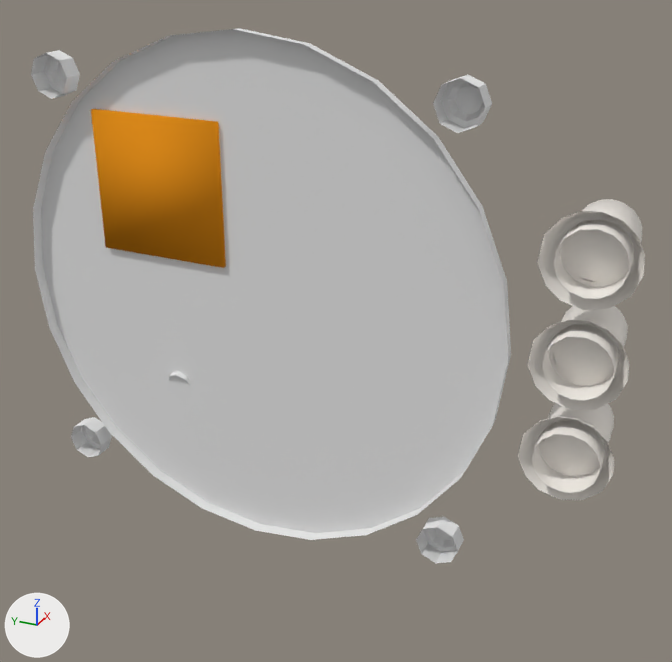
A saved change to the Blender file dev/blender/c172p-pontoon-gear-ctrl-fg1000.blend.
Rendered twice from a 50 mm lens placed at (-0.4928, 0.2873, 0.0985), pointed at (-0.3463, 0.3532, 0.0253). The axes (+X, +Y, +Z) are drawn at lower left. The lights are the same throughout.

Objects in the first picture: 'GearAdvisory', 'GearFace', 'GearScrews', 'breakers-base-hydr', 'gear_advise_breaker', 'gear_select_breaker', 'hydr_pump_breaker'.
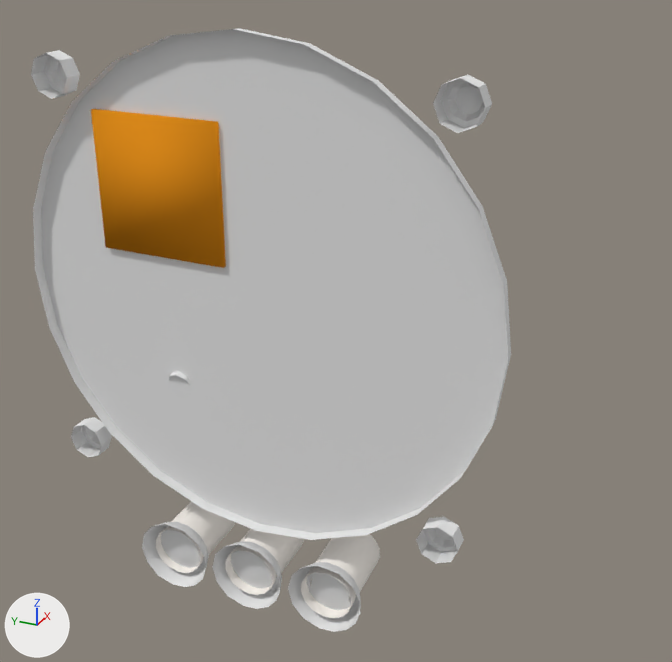
The newer file is also turned or shifted as a whole; pictures and numbers use the older file's frame.

The change, as JSON lines over the scene's bpy script:
```json
{"op": "set", "path": "ob_breakers_base_hydr.location", "old": "(-0.3663, 0.4091, 0.0541)", "new": "(-0.3663, 0.3455, 0.0852)"}
{"op": "set", "path": "ob_breakers_base_hydr.rotation_euler", "old": "(-1.564, -0.000257, 0.0223)", "new": "(0.0, -0.000257, 0.0223)", "note": "degrees (-90, 0, 1.3) -> degrees (0, 0, 1.3)"}
{"op": "set", "path": "ob_gear_advise_breaker.location", "old": "(-0.3601, 0.3053, 0.0209)", "new": "(-0.3601, 0.3784, -0.0189)"}
{"op": "set", "path": "ob_gear_select_breaker.location", "old": "(-0.3601, 0.3051, 0.0372)", "new": "(-0.3601, 0.3622, -0.0188)"}
{"op": "set", "path": "ob_hydr_pump_breaker.location", "old": "(-0.3601, 0.305, 0.0534)", "new": "(-0.3601, 0.3458, -0.0186)"}
```

What differs and where, as boxes [x1, y1, x2, y2] in the pictures (672 x 662 px):
```json
{"object": "breakers-base-hydr", "change": "moved, turned", "before": [518, 211, 645, 500], "after": [142, 522, 361, 632]}
{"object": "hydr_pump_breaker", "change": "moved", "before": [554, 199, 643, 299], "after": [301, 534, 380, 618]}
{"object": "gear_advise_breaker", "change": "moved", "before": [532, 403, 614, 493], "after": [156, 501, 235, 573]}
{"object": "gear_select_breaker", "change": "moved", "before": [542, 306, 628, 401], "after": [225, 529, 305, 595]}
```
